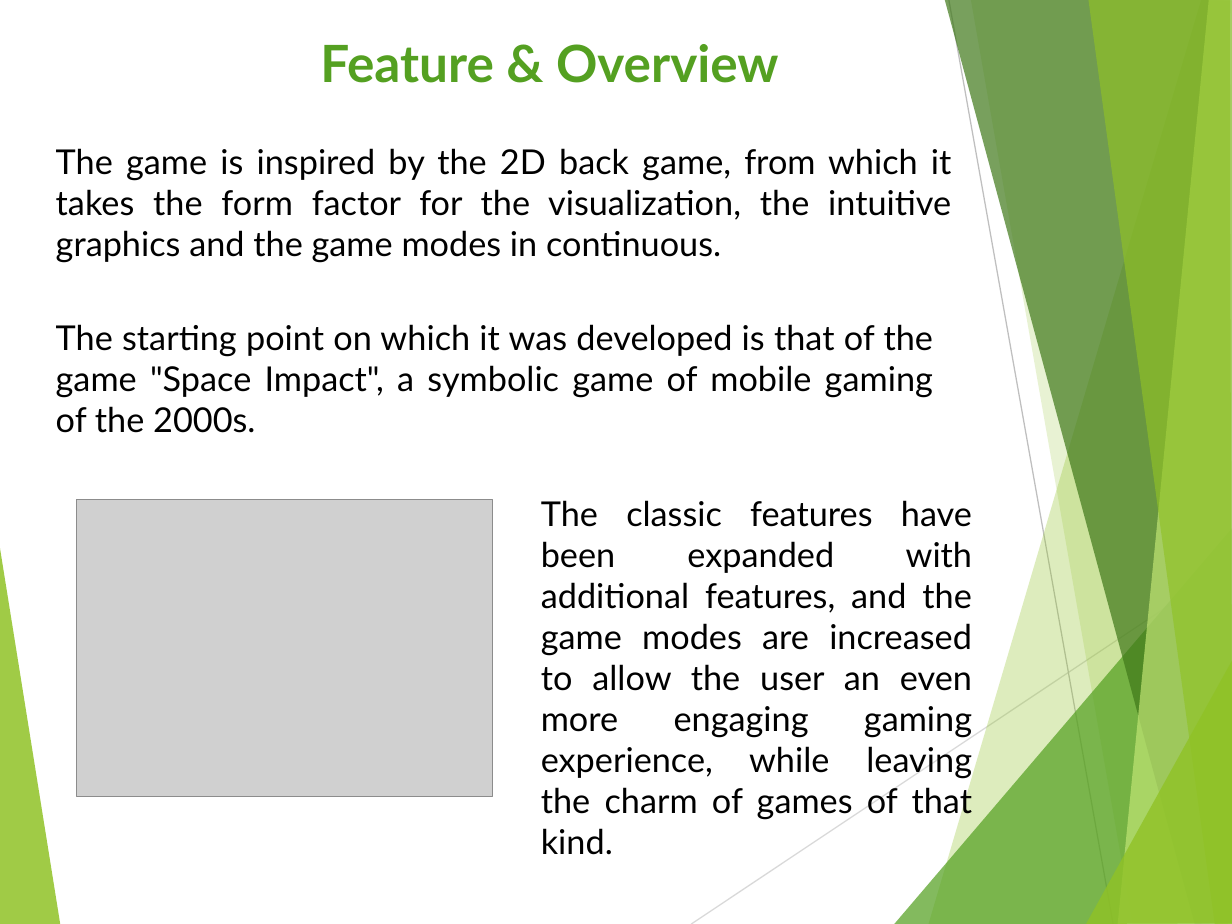
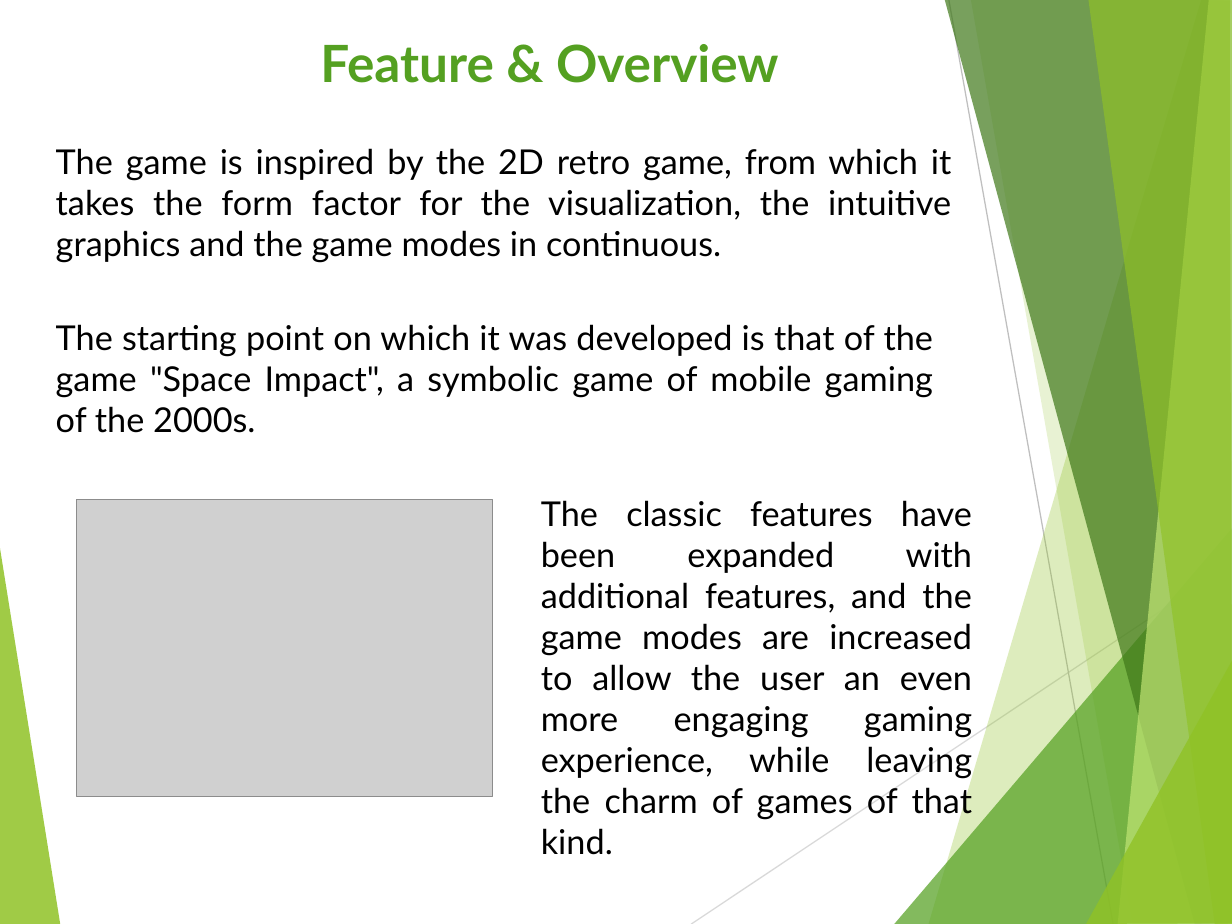
Before and after one commit to waelkarman/voyager-space-invasion, a slide deck: slide 14 of Sprint_3_v2.1.pptx (slide 11 before the commit). Drawn at 1232x924 pixels with LibreOffice and Linux fonts; fonts in the diff are those of the drawing; grey boxes stand for pictures. Boxes give left, top, right and bottom in pixels: in the first picture for what was removed or moved away, otherwise in the second. Text is boxed around its words. In the diff, an @@ line names an element or a change of style, - is before the commit and + after.

```diff
--- a/Sprint_3_v2.1.pptx
+++ b/Sprint_3_v2.1.pptx
@@ text at (x1=56, y1=148, x2=951, y2=263): text changed @@
-The game is inspired by the 2D back game, from which it takes the form factor for the visualization, the intuitive graphics and the game modes in continuous.
+The game is inspired by the 2D retro game, from which it takes the form factor for the visualization, the intuitive graphics and the game modes in continuous.
```
Also in this commit, not shown: 2 other slides changed, 3 slides added, 15 other files.
